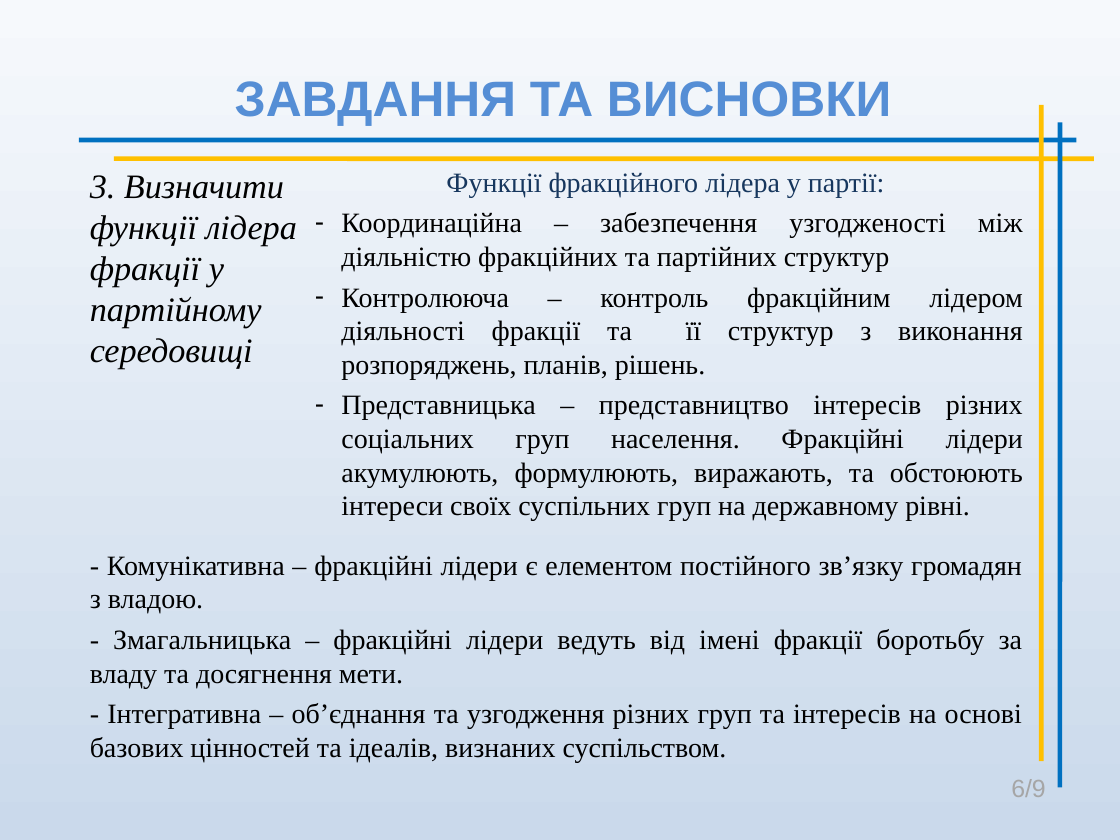
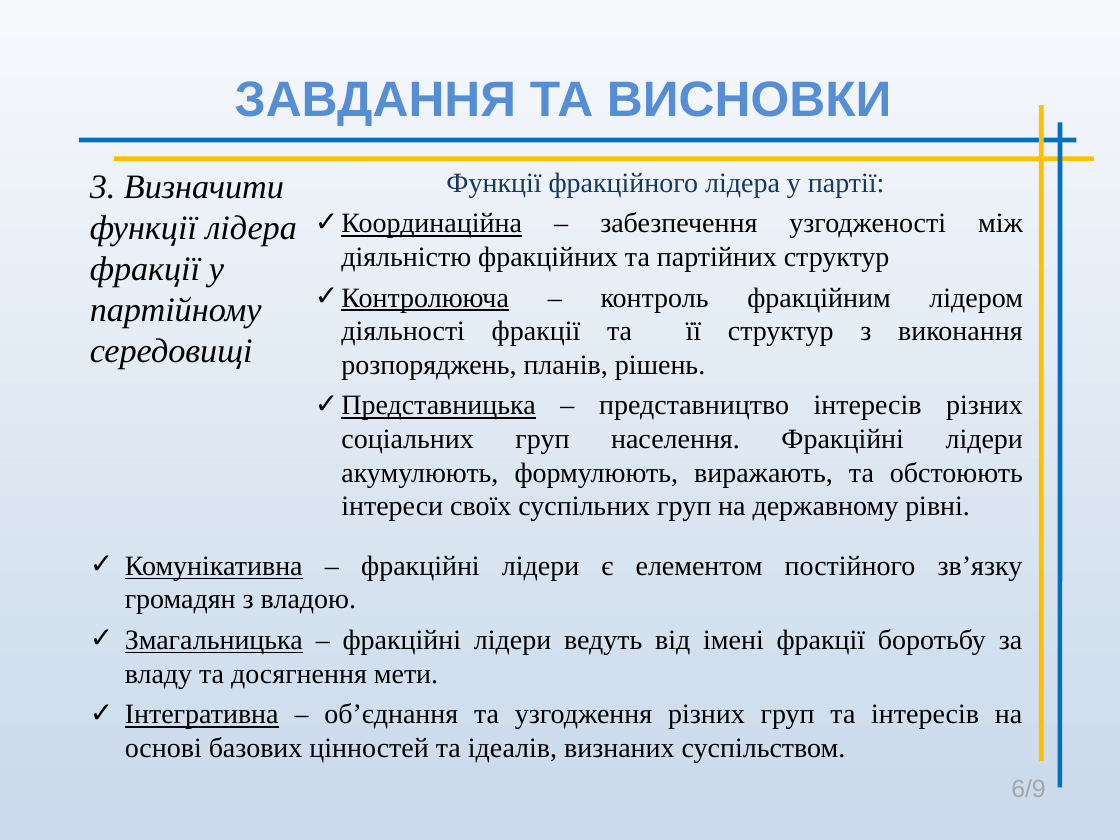
Before and after one commit to koliambrus/diploma, a slide deck: slide 6 of solomakhin.ppt. Drawn at 1120x840 pixels with LibreOffice and Linux fonts; fonts in the diff are those of the drawing. Boxes give left, top, right and bottom in pixels: in the first picture for what was removed or moved away, otherwise in the second. Text is boxed around its words. In the diff, an @@ line names an element or a change of style, - is before the commit and + after.

```diff
--- a/solomakhin.ppt
+++ b/solomakhin.ppt
@@ subtitle at (x1=341, y1=212, x2=1023, y2=521): underline on in "Координаційна", "Контролююча", "Представницька"; bullet - to ✓ @@
@@ text at (x1=125, y1=555, x2=1023, y2=762): text changed @@
-- Комунікативна – фракційні лідери є елементом постійного зв’язку громадян з владою.
-- Змагальницька – фракційні лідери ведуть від імені фракції боротьбу за владу та досягнення мети.
-- Інтегративна – об’єднання та узгодження різних груп та інтересів на основі базових цінностей та ідеалів, визнаних суспільством.
+✓ Комунікативна – фракційні лідери є елементом постійного зв’язку громадян з владою.
+✓ Змагальницька – фракційні лідери ведуть від імені фракції боротьбу за владу та досягнення мети.
+✓ Інтегративна – об’єднання та узгодження різних груп та інтересів на основі базових цінностей та ідеалів, визнаних суспільством.
```
Also in this commit, not shown: 4 other slides changed, 2 other files.
